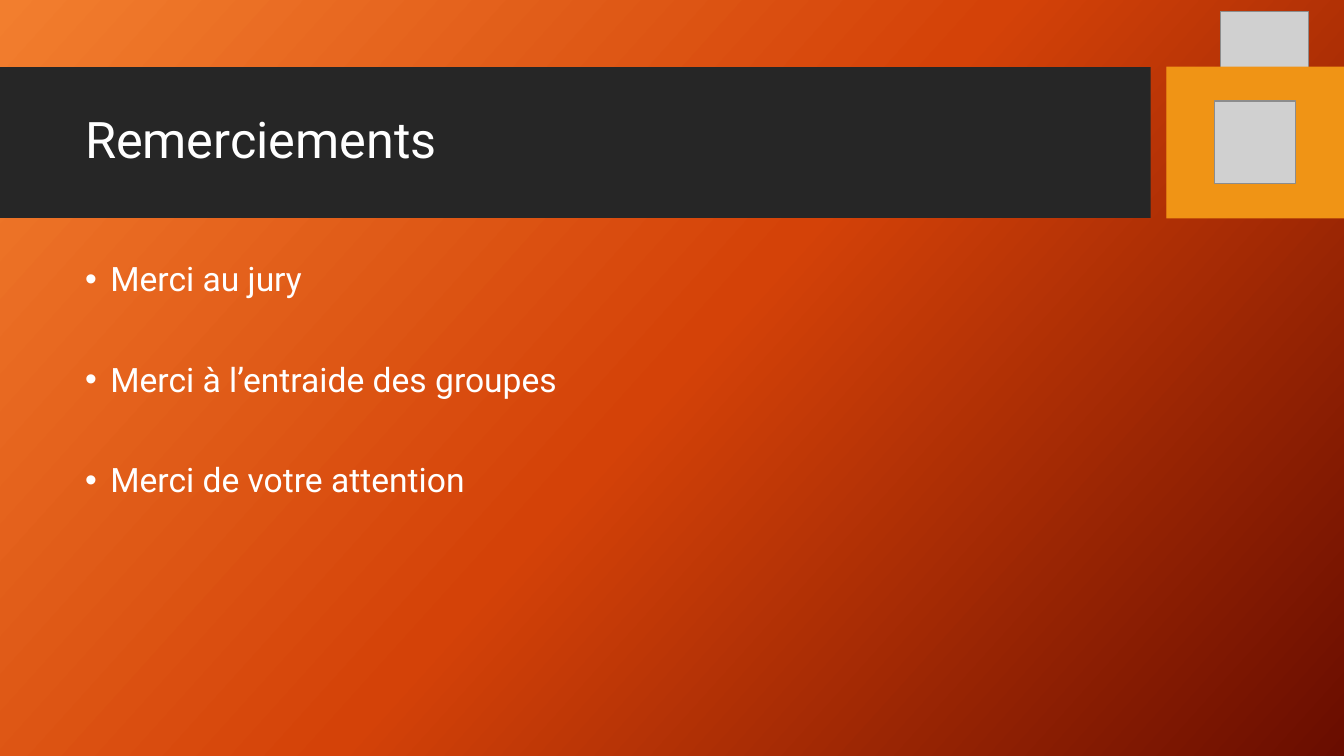
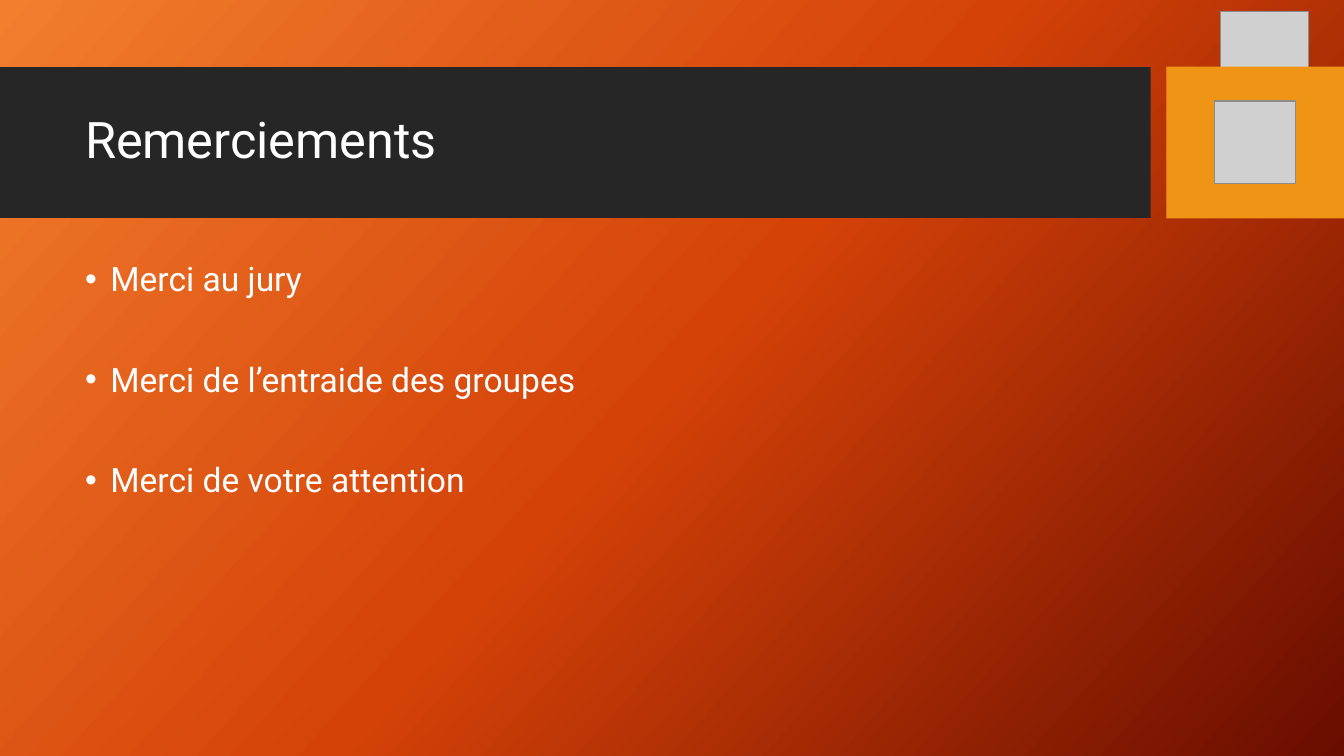
Before and after one commit to cedricbannelier/Projet1, a slide deck: slide 10 of DossierPresentation/Présentation.pptx (slide 11 before the commit). Drawn at 1344x756 pixels with LibreOffice and Linux fonts; fonts in the diff are those of the drawing; grey boxes stand for pictures; background and template pictures are left out. Boxes give left, top, right and bottom in pixels: in the first picture for what was removed or moved away, otherwise in the second. Text is boxed around its words. In the diff, an @@ line names an element or a change of style, - is before the commit and + after.

```diff
--- a/DossierPresentation/Présentation.pptx
+++ b/DossierPresentation/Présentation.pptx
@@ text at [110, 366, 576, 399]: text changed @@
-• Merci à l’entraide des groupes
+• Merci de l’entraide des groupes
```
Also in this commit, not shown: 2 other slides changed, 1 slide removed.
